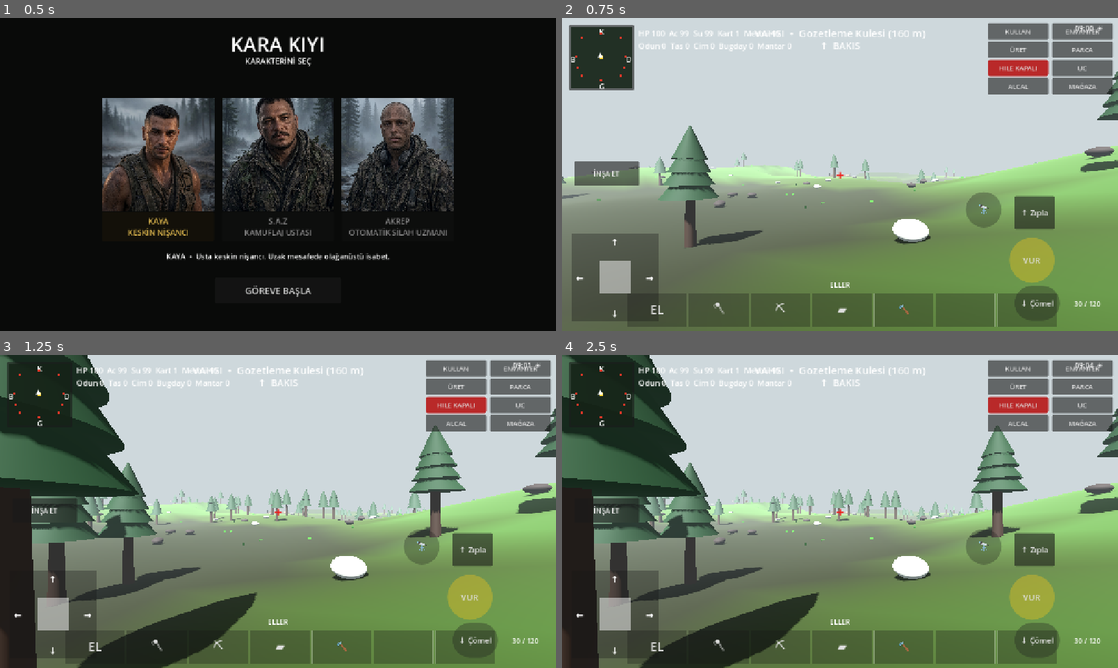
Above: before the commit, frames 1-4 (two rows, left to right).
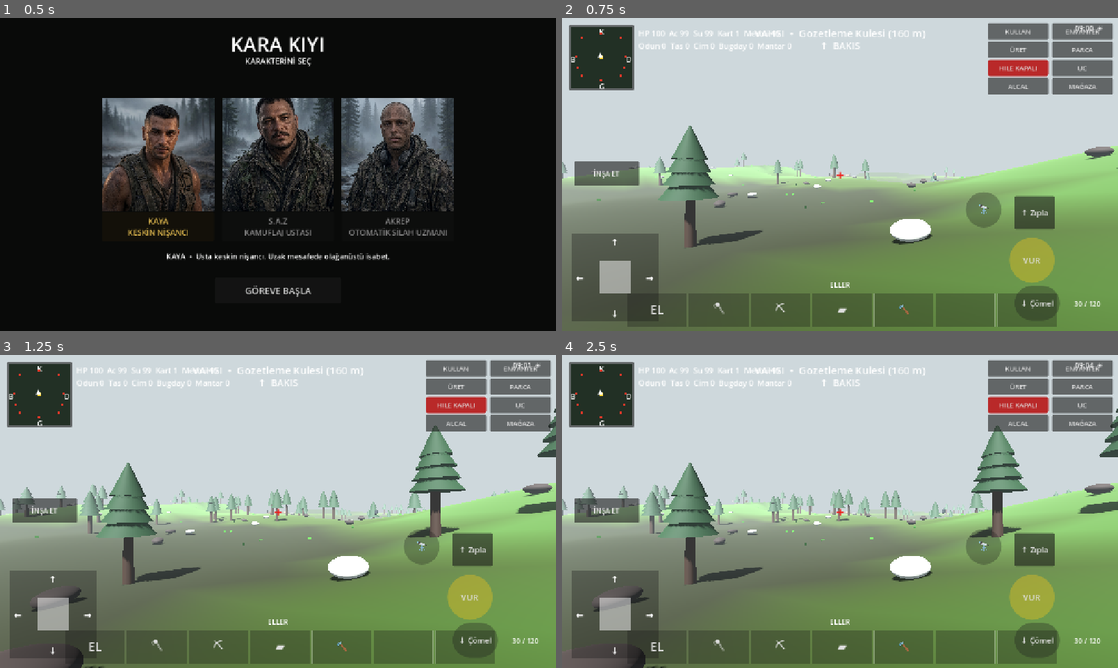
Above: after the commit, the same moments.

Repository: cantrsx-blip/GrayCardWars
Game: Godot game, scene res://scenes/Intro.tscn
Same seed, same stepped clock (60 frames per second), same inputs: the game is played once before the commit and once after it.
Inputs:
- Up to frame 1 (0.5 s): no input
- Up to frame 2 (0.75 s): click "GÖREVE BAŞLA" at 0.5 s
- Up to frame 3 (1.25 s): no input
- Up to frame 4 (2.5 s): click "ENVANTER" at 1.25 s; click "✕" at 2 s

Frame 1 is identical in both runs. In frame 2, 0.8% of the frame differs, in the area x 0-100%, y 17-73%; in frame 3, 17%, in the area x 0-100%, y 0-100%; in frame 4, 17%.

Commit message:
feat: 5 insan NPC meteor görevi

Diff:
--- a/scripts/main.gd
+++ b/scripts/main.gd
@@ -118,6 +118,7 @@
 var cheat_button: Button
 var bears: Array[Node3D] = []
 var wildlife: Array[Node3D] = []
+var human_npcs: Array[Node3D] = []
 var animal_ai_timer := 0.0
 const ANIMAL_AI_INTERVAL := 0.20
 var meteor_nodes: Array[Node3D] = []
@@ -241,6 +242,8 @@
 	await get_tree().process_frame
 	_spawn_wildlife()
 	await get_tree().process_frame
+	_spawn_humans()
+	await get_tree().process_frame
 	_build_hills_and_pits()
 	_build_pois()
 	# Small plants/mushrooms removed. Trees are the only vegetation for now.
@@ -768,6 +771,81 @@
 		bear.position+=Vector3(dir.x,0.0,dir.z)*1.7*delta
 		bear.position.y=height_at(bear.position.x,bear.position.z)
 		_bear_set_body_height(bear,true)
+func _spawn_humans() -> void:
+	# Five neutral human NPCs use the same target selection, spacing, obstacle
+	# avoidance and movement loop as wildlife. Their only job is meteor seeking.
+	for i in 5:
+		var pos=Vector3.ZERO
+		var best_gap=-1.0
+		for attempt in 70:
+			var p=_rand_map_point(MAP_HALF-16)
+			var candidate=Vector3(p.x,height_at(p.x,p.z),p.z)
+			if _bear_point_blocked(candidate,4.0): continue
+			var gap=INF
+			for other in bears+wildlife:
+				if not is_instance_valid(other): continue
+				gap=minf(gap,Vector2(candidate.x-other.global_position.x,candidate.z-other.global_position.z).length())
+			if bears.is_empty() and wildlife.is_empty(): gap=9999.0
+			if gap>best_gap:
+				best_gap=gap
+				pos=candidate
+			if gap>=18.0: break
+		var human=CharacterBody3D.new()
+		human.name="INSAN_%d" % i
+		human.position=pos
+		human.collision_layer=0
+		human.collision_mask=0
+		human.set_meta("animal_kind","INSAN")
+		human.set_meta("target_loot","meteor")
+		human.set_meta("speed",1.9)
+		human.set_meta("target_id",-1)
+		human.set_meta("avoiding",false)
+		add_child(human)
+		var cs=CollisionShape3D.new()
+		var shape=CapsuleShape3D.new()
+		shape.radius=0.34
+		shape.height=1.75
+		cs.shape=shape
+		cs.position.y=0.875
+		human.add_child(cs)
+		_make_human_visual(human)
+		human_npcs.append(human)
+		wildlife.append(human)
+		_wildlife_choose_target(human)
+
+func _make_human_visual(parent:Node3D) -> void:
+	var visual=Node3D.new()
+	visual.name="AnimalVisual"
+	parent.add_child(visual)
+	var scene=load("res://assets/characters/enemies/raider.glb")
+	if scene is PackedScene:
+		var model=scene.instantiate()
+		model.name="Body"
+		model.rotation_degrees.y=180.0
+		model.scale=Vector3.ONE
+		visual.add_child(model)
+		return
+	# Lightweight human fallback if the character GLB is unavailable.
+	var skin=_simple_mat(Color(.58,.43,.32))
+	var cloth=_simple_mat(Color(.16,.18,.20))
+	var body=MeshInstance3D.new()
+	body.name="Body"
+	var torso=CapsuleMesh.new()
+	torso.radius=.28
+	torso.height=1.05
+	body.mesh=torso
+	body.position=Vector3(0,1.05,0)
+	body.material_override=cloth
+	visual.add_child(body)
+	var head=MeshInstance3D.new()
+	var hm=SphereMesh.new()
+	hm.radius=.22
+	hm.height=.44
+	head.mesh=hm
+	head.position=Vector3(0,1.72,0)
+	head.material_override=skin
+	visual.add_child(head)
+
 func _spawn_wildlife() -> void:
 	for i in 10:
 		_spawn_wild_animal("KURT","stone",0.58,1.9)
